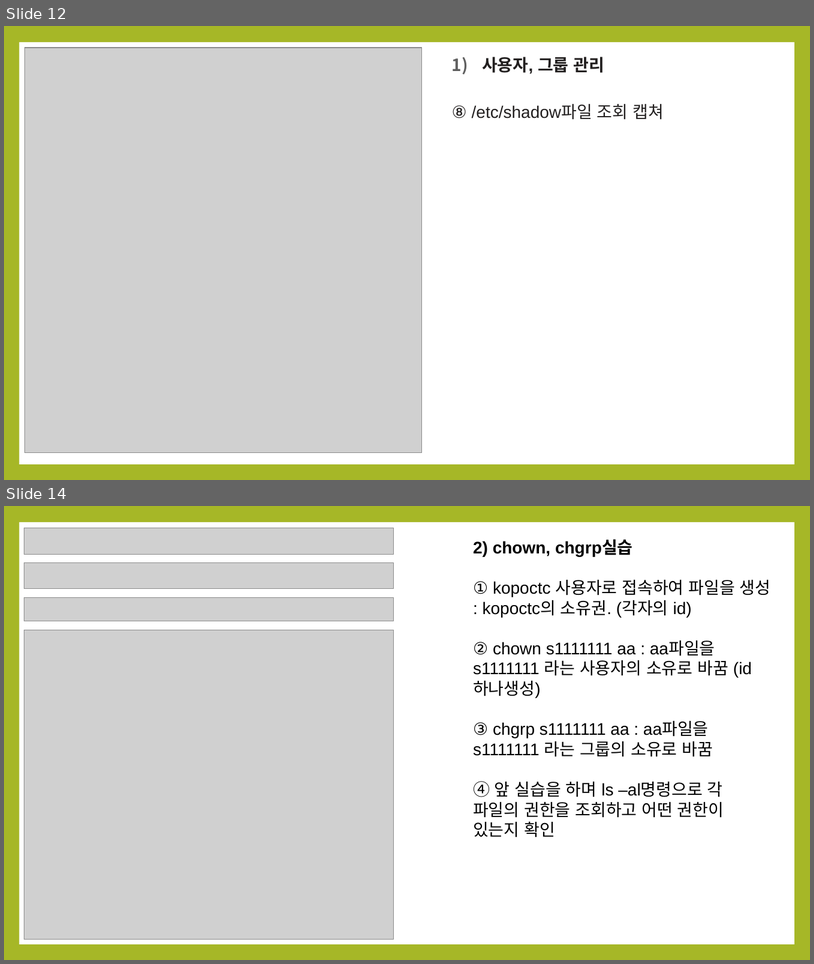
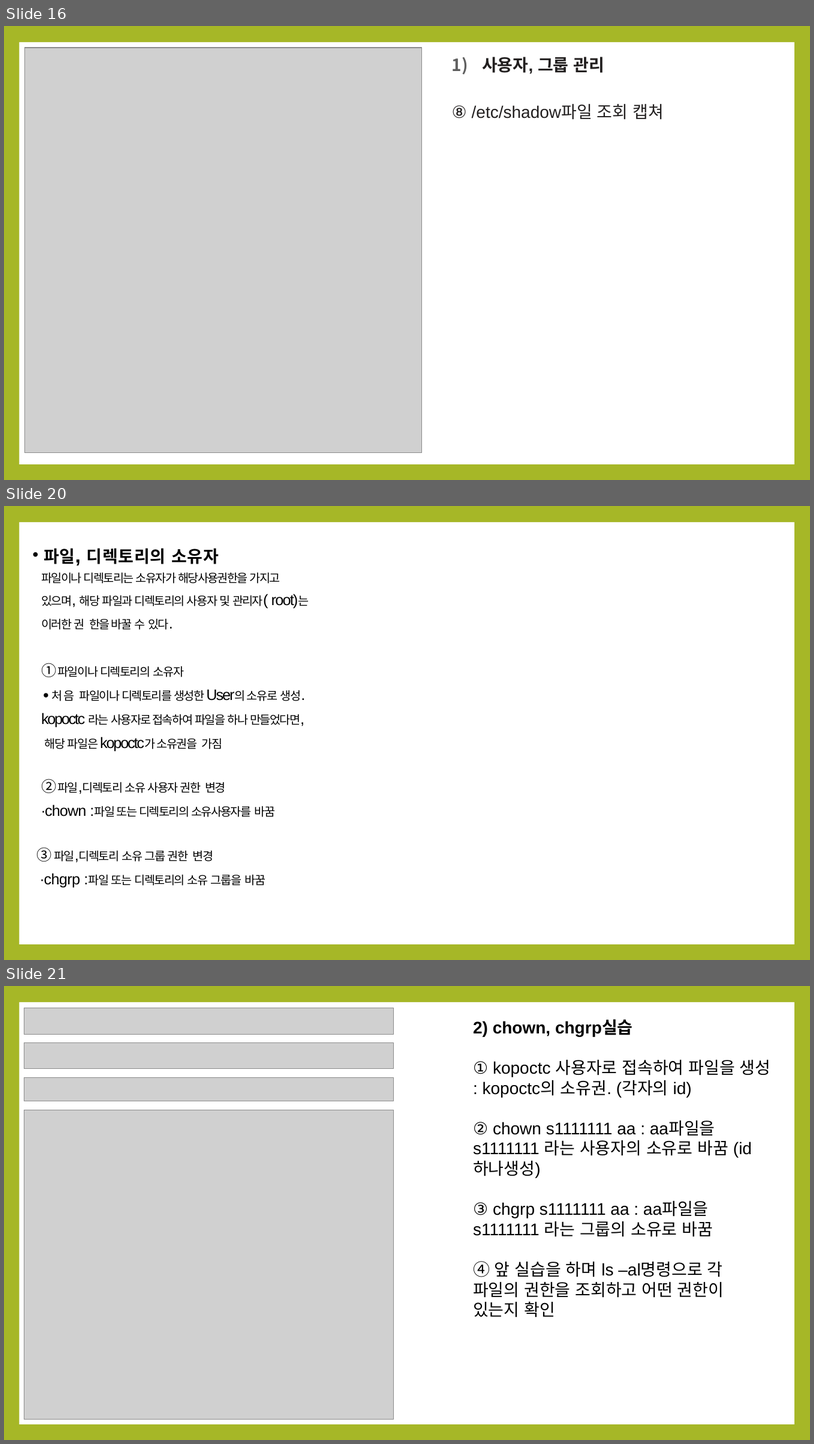
Before and after one commit to noheul1030/KOPO-Linux, a slide deck: 리눅스(v2023)/과제PPT/리눅스5강PPT.pptx. Shown one above the other, each under a label of ours: slides 12 and 14 before the commit, slides 16, 20 and 21 after it; the slides between them are not shown. The pictures are 814x964 and 814x1444 pixels, drawn with LibreOffice and Linux fonts; fonts in the diff are those of the drawing; grey boxes stand for pictures. Boxes give left, top, right and bottom in pixels: in the first picture for what was removed or moved away, otherwise in the second. Text is boxed around its words. In the diff, an @@ line names an element or a change of style, - is before the commit and + after.

```diff
--- a/리눅스(v2023)/과제PPT/리눅스5강PPT.pptx
+++ b/리눅스(v2023)/과제PPT/리눅스5강PPT.pptx
@@ slide 20 added at (4, 506, 810, 960), background #A6B727; not listed: 1 template element that a slide beside it also shows @@
@@ text added at (37, 548, 309, 888), 14 pt, text #000000 @@
+• 파일, 디렉토리의 소유자
+파일이나 디렉토리는 소유자가 해당사용권한을 가지고
+있으며, 해당 파일과 디렉토리의 사용자 및 관리자( root)는
+이러한 권 한을 바꿀 수 있다.
+① 파일이나 디렉토리의 소유자
+∙처음 파일이나 디렉토리를 생성한 User의 소유로 생성.
+kopoctc 라는 사용자로 접속하여 파일을 하나 만들었다면,
+해당 파일은 kopoctc가 소유권을 가짐
+② 파일,디렉토리 소유 사용자 권한 변경
+∙chown :파일 또는 디렉토리의 소유사용자를 바꿈
+③ 파일,디렉토리 소유 그룹 권한 변경
+∙chgrp :파일 또는 디렉토리의 소유 그룹을 바꿈
@@ what was slide 12 is now slide 16 @@
@@ what was slide 14 is now slide 21 @@
```
Also in this commit, not shown: 23 other slides added, 1 other file.
